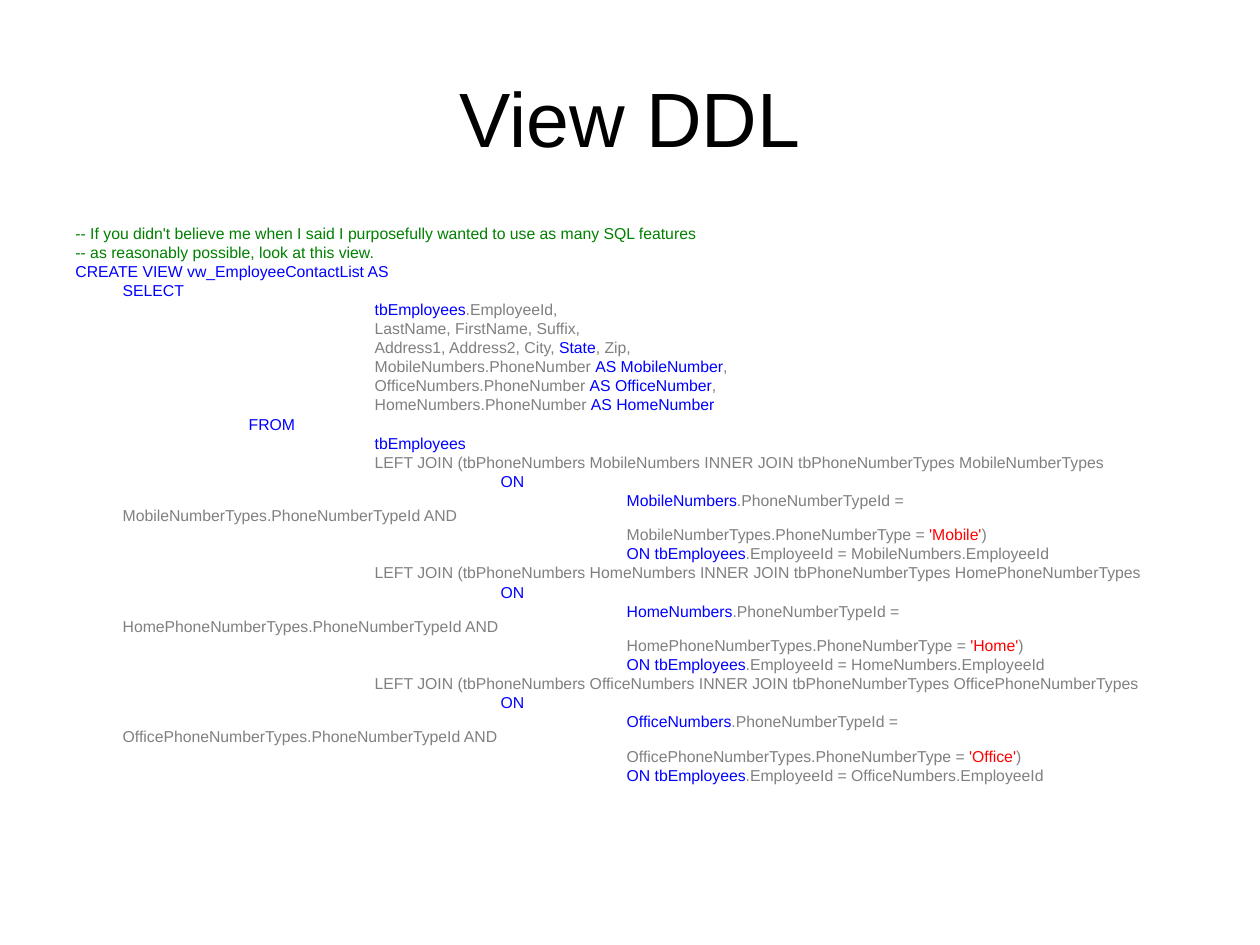
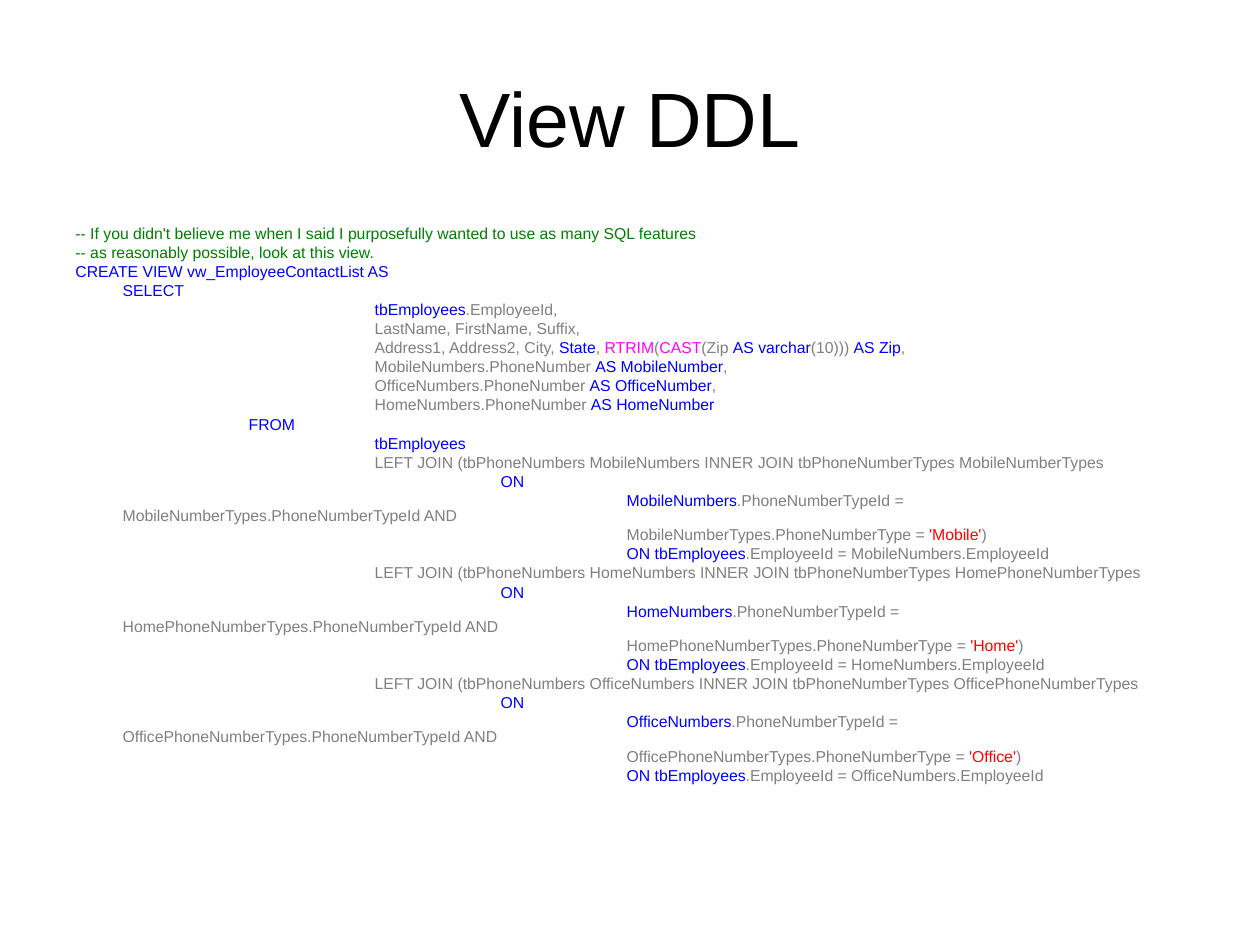
Before and after one commit to LIPHP/Employee-Contact-List, a slide deck: slide 16 of Docs/Using Microsoft SQL Server with PHP.ppt (slide 21 before the commit). Drawn at 1260x945 pixels with LibreOffice and Linux fonts; fonts in the diff are those of the drawing. Boxes give left, top, right and bottom in pixels: in the first picture for what was removed or moved away, otherwise in the second. Text is boxed around its words. In the diff, an @@ line names an element or a change of style, - is before the commit and + after.

Commit message:
Updated Slides.

```diff
--- a/Docs/Using Microsoft SQL Server with PHP.ppt
+++ b/Docs/Using Microsoft SQL Server with PHP.ppt
@@ text at [375, 341, 905, 357]: text changed @@
-Address1, Address2, City, State, Zip,
+Address1, Address2, City, State, RTRIM(CAST(Zip AS varchar(10))) AS Zip,
```
Also in this commit, not shown: 2 other slides changed, 2 slides added, 7 slides removed.
